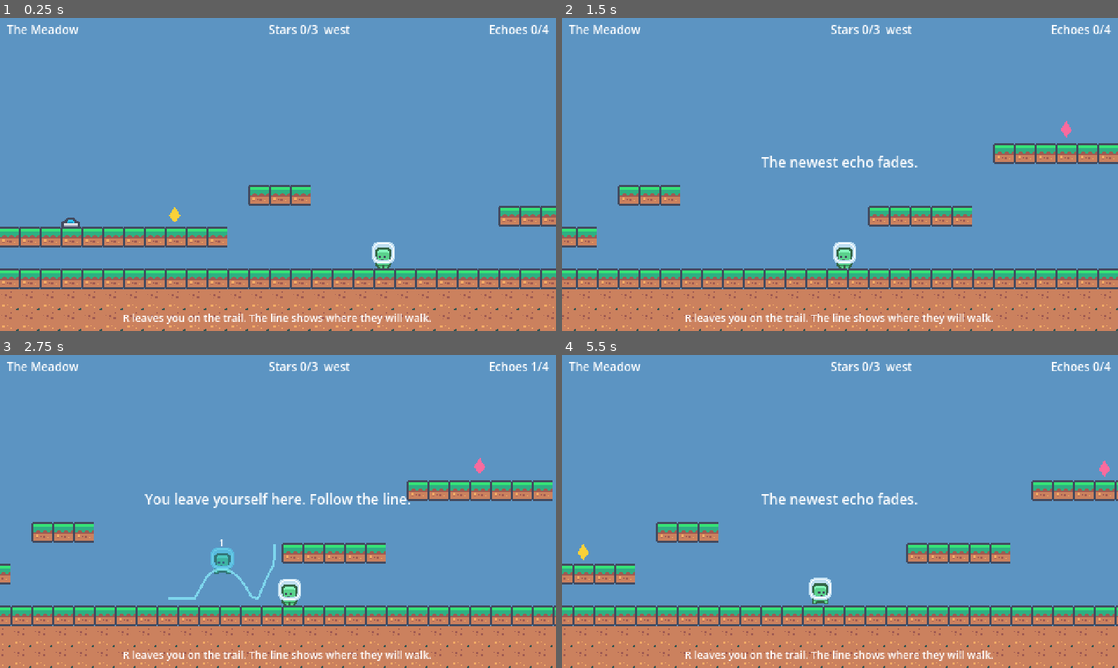
Above: before the commit, frames 1-4 (two rows, left to right).
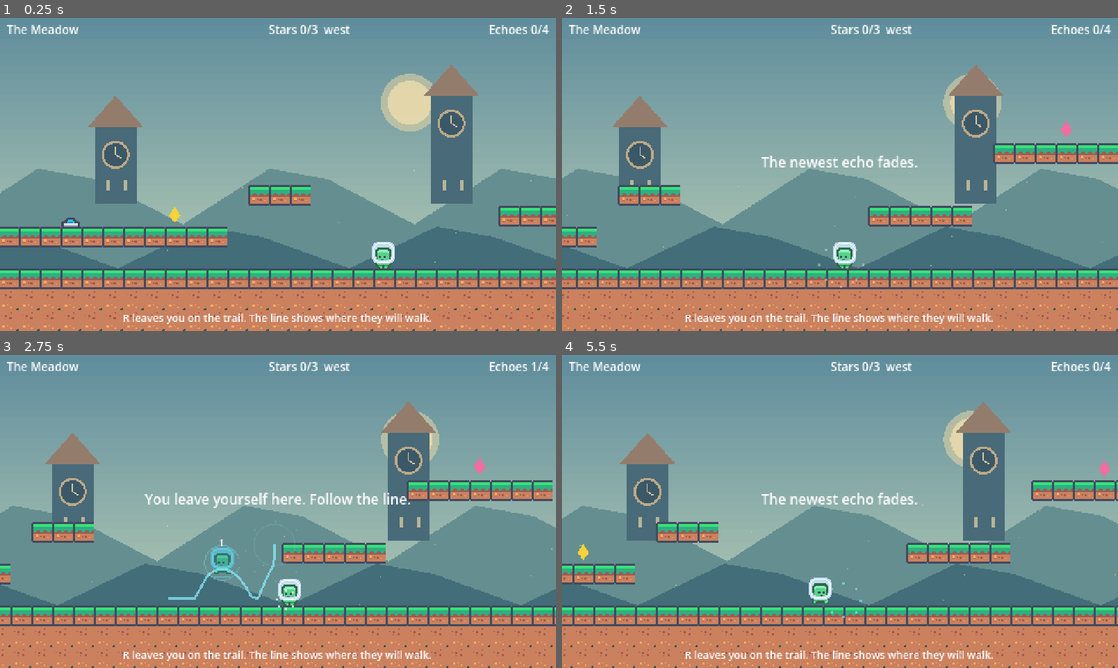
Above: after the commit, the same moments.

Repository: Lingikaushikreddy/echoloop
Game: Godot game, scene res://world/clocklands.tscn
Two runs of this game, one before a commit and one after it. Both use one fixed random seed, a clock stepped at 60 frames per second and the inputs below.
Inputs (mouse positions are in pixels of both pictures, inside the frame that each line leads up to):
- Up to frame 1 (0.25 s): no input
- Up to frame 2 (1.5 s): tap Enter (next_room) at 0.5 s; move the mouse to (962, 158) at 0.52 s; hold D (move_right) 0.53-1.25 s; hold R (commit) 0.53-1.25 s; click (962, 158) at 0.67 s; tap Space (jump) at 0.77, 1.07 s; tap Backspace (undo) at 0.8 s; drag from (728, 190) to (562, 212) at 1.27 s
- Up to frame 3 (2.75 s): move the mouse to (333, 442) at 2.02 s; hold D (move_right) from 2.03 s (still down); hold Space (jump) from 2.03 s (still down); tap R (commit) at 2.3 s
- Up to frame 4 (5.5 s): release D (move_right) at 2.75 s; release Space (jump) at 2.75 s; drag from (812, 574) to (673, 464) at 2.77 s; move the mouse to (1006, 558) at 3.52 s; hold A (move_left) 3.53-4.25 s; hold Enter (next_room) 3.53-4.25 s; tap Space (jump) at 3.77, 3.8, 4.07 s; drag from (673, 464) to (1051, 467) at 4.27 s; move the mouse to (867, 511) at 5.02 s; hold A (move_left) from 5.03 s (still down); hold Shift from 5.03 s (still down); click (867, 511) at 5.17 s; tap Backspace (undo) at 5.3 s

The runs differ from the first frame. In frame 1, 75% of the frame differs, in the area x 0-100%, y 0-87%; in frame 2, 75%; in frame 3, 74%; in frame 4, 75%.

Commit message:
feat: add clocklands scenery and original action feedback

Diff:
--- a/actors/echo.gd
+++ b/actors/echo.gd
@@ -53,6 +53,7 @@
 	sprite.show_pose(anim, EchoRecording.facing_left_of(frame_flags), tick)
 	if ghost and not overlaps_player():
 		_set_ghost(false)
+	queue_redraw()
 
 
 func overlaps_player() -> bool:
@@ -77,3 +78,10 @@
 	ghost = value
 	collision_layer = 0 if value else ECHO_LAYER_BIT
 	sprite.modulate.a = GHOST_ALPHA if value else SOLID_ALPHA
+	queue_redraw()
+
+
+func _draw() -> void:
+	var color := Color(0.5, 0.93, 0.94, 0.16 if ghost else 0.32)
+	draw_arc(Vector2(0, -11), 15, PI * 0.08, PI * 1.92, 24, color, 1)
+	draw_line(Vector2(-7, 1), Vector2(7, 1), color, 1)
--- a/actors/player.gd
+++ b/actors/player.gd
@@ -3,6 +3,8 @@
 ## The live player. Reads `input_source` once per physics tick. The node origin is at the feet.
 
 signal died(cause: StringName)
+signal jumped
+signal landed
 
 const RUN_SPEED := 110.0
 const GRAVITY := 900.0
@@ -52,6 +54,8 @@
 
 ## One tick of movement. Public so tests can drive it directly.
 func step(frame: InputFrame, delta: float) -> void:
+	var was_on_floor := is_on_floor()
+	var falling_speed := velocity.y
 	velocity.x = frame.move * RUN_SPEED
 	if frame.move != 0.0:
 		facing_left = frame.move < 0.0
@@ -71,11 +75,14 @@
 		_jump_buffer = 0
 		_coyote = 0
 		_can_cut_jump = true
+		jumped.emit()
 	if _can_cut_jump and not frame.jump_held and velocity.y < 0.0:
 		velocity.y *= JUMP_CUT
 		_can_cut_jump = false
 
 	move_and_slide()
+	if not was_on_floor and is_on_floor() and falling_speed > 80.0:
+		landed.emit()
 	_ticks += 1
 
 	if not is_on_floor():
--- /dev/null
+++ b/effects/sound_bank.gd
@@ -0,0 +1,56 @@
+class_name SoundBank
+extends Node
+## Original PCM chimes, synthesized once per scene. No downloaded sound assets.
+
+var _streams := {}
+var _voices: Array[AudioStreamPlayer] = []
+var _voice := 0
+
+
+func _ready() -> void:
+	if DisplayServer.get_name() == "headless":
+		return
+	for i in 4:
+		var voice := AudioStreamPlayer.new()
+		add_child(voice)
+		_voices.append(voice)
+	for kind: String in ["jump", "land", "plant", "star", "shatter", "death", "undo", "clear", "ui"]:
+		_streams[kind] = _synthesize(kind)
+
+
+func play(kind: String) -> void:
+	if _voices.is_empty() or bool(Game.settings.muted) or float(Game.settings.volume) <= 0.0:
+		return
+	var voice := _voices[_voice]
+	_voice = (_voice + 1) % _voices.size()
+	voice.stream = _streams.get(kind, _streams.ui)
+	voice.volume_db = linear_to_db(float(Game.settings.volume)) - 12.0
+	voice.play()
+
+
+static func _synthesize(kind: String) -> AudioStreamWAV:
+	var pitches := {"jump": 440.0, "land": 100.0, "plant": 523.25, "star": 880.0,
+		"shatter": 1600.0, "death": 160.0, "undo": 350.0, "clear": 659.25, "ui": 660.0}
+	var duration := 0.42 if kind in ["clear", "plant", "star"] else 0.16
+	var rate := 22050
+	var samples := int(duration * rate)
+	var bytes := PackedByteArray()
+	bytes.resize(samples * 2)
+	var frequency: float = pitches.get(kind, 440.0)
+	for i in samples:
+		var time := float(i) / rate
+		var envelope := minf(time / 0.008, 1.0) * pow(1.0 - time / duration, 2.0)
+		var bend := 1.0 + time * (2.0 if kind == "jump" else -0.4)
+		var wave := sin(TAU * frequency * bend * time) * 0.6 + sin(TAU * frequency * 2.0 * time) * 0.18
+		if kind == "shatter":
+			wave = sin(float(i * i) * 0.31) * 0.45
+		if kind in ["plant", "star", "clear"]:
+			wave += sin(TAU * frequency * 1.5 * time) * 0.2
+		var sample := int(clampf(wave * envelope, -1.0, 1.0) * 28000.0)
+		bytes[i * 2] = sample & 255
+		bytes[i * 2 + 1] = (sample >> 8) & 255
+	var stream := AudioStreamWAV.new()
+	stream.format = AudioStreamWAV.FORMAT_16_BITS
+	stream.mix_rate = rate
+	stream.data = bytes
+	return stream
--- /dev/null
+++ b/effects/world_effects.gd
@@ -0,0 +1,68 @@
+class_name WorldEffects
+extends Node2D
+## Short cosmetic bursts. Their clock never changes movement or echo playback.
+
+var burst_count: int:
+	get: return _bursts.size()
+
+var sound: SoundBank
+var camera: Camera2D
+var _bursts: Array[Dictionary] = []
+var _shake := 0.0
+
+
+static func attach(scene: Node2D, player: Player) -> WorldEffects:
+	var effects := WorldEffects.new()
+	effects.name = "WorldEffects"
+	effects.z_index = 6
+	scene.add_child(effects)
+	effects.camera = scene.get_node_or_null("Camera") as Camera2D
+	player.jumped.connect(func() -> void: effects.burst(player.position, Color("d7e8d2"), "jump"))
+	player.landed.connect(func() -> void: effects.burst(player.position, Color("d7e8d2"), "land"))
+	player.died.connect(func(_cause: StringName) -> void: effects.burst(player.position, Color("f0aa92"), "death"))
+	return effects
+
+
+func _ready() -> void:
+	sound = SoundBank.new()
+	add_child(sound)
+
+
+func burst(at: Vector2, color: Color, kind: String) -> void:
+	sound.play(kind)
+	if bool(Game.settings.reduced_effects):
+		return
+	if _bursts.size() >= 20:
+		_bursts.pop_front()
+	_bursts.append({"at": at + Vector2(0, -6), "color": color, "age": 0.0, "kind": kind})
+	if kind in ["death", "shatter"]:
+		_shake = 0.16
+	queue_redraw()
+
+
+func _process(delta: float) -> void:
+	if bool(Game.settings.reduced_effects):
+		_bursts.clear()
+		_shake = 0.0
+	for i in range(_bursts.size() - 1, -1, -1):
+		_bursts[i].age += delta
+		if float(_bursts[i].age) > 0.5:
+			_bursts.remove_at(i)
+	_shake = maxf(0.0, _shake - delta)
+	if camera != null:
+		camera.offset = Vector2(sin(_shake * 150.0), cos(_shake * 110.0)) * _shake * 10.0
+	queue_redraw()
+
+
+func _draw() -> void:
+	for spec: Dictionary in _bursts:
+		var age: float = spec.age
+		var color: Color = spec.color
+		color.a *= 1.0 - age * 2.0
+		var radius := 6.0 + age * 45.0
+		for i in 8:
+			var dir := Vector2.from_angle(TAU * i / 8.0 - PI / 2.0)
+			var point: Vector2 = spec.at + dir * radius + Vector2(0, age * age * 24.0)
+			draw_rect(Rect2(point.round(), Vector2(2, 2)), color)
+		if spec.kind in ["plant", "star", "clear"]:
+			draw_arc(spec.at, radius * 0.7, 0, TAU, 32, color, 1)
--- a/levels/level.gd
+++ b/levels/level.gd
@@ -28,6 +28,7 @@
 var level_map: LevelMap
 var spawn_point := Vector2.ZERO
 var is_complete := false
+var effects: WorldEffects
 
 var _death_ticks_left := -1
 var _restart_queued := false
@@ -48,6 +49,10 @@
 		return
 	_build_terrain()
 	_build_props()
+	var scenery := ClocklandsScenery.new()
+	scenery.configure(Vector2(level_map.size) * LevelMap.TILE, true)
+	add_child(scenery)
+	effects = WorldEffects.attach(self, player)
 	spawn_point = LevelMap.cell_floor(level_map.spawn)
 	player.kill_y = level_map.size.y * LevelMap.TILE + KILL_MARGIN
 	player.died.connect(_on_player_died)
@@ -83,6 +88,7 @@
 			hud.show_message("Echo limit: Undo (Backspace) or Retry (T)")
 		return false
 	_queue_restart()
+	effects.burst(player.position, Color("80edf0"), "plant")
 	return true
 
 
@@ -98,6 +104,7 @@
 	if is_complete or not loop.undo():
 		return false
 	_queue_restart()
+	effects.burst(player.position, Color("80edf0"), "undo")
 	return true
 
 
@@ -126,6 +133,9 @@
 		var echo: Echo = ECHO_SCENE.instantiate()
 		echo.setup(loop.recordings[i], i, player)
 		echoes_root.add_child(echo)
+		echo.shattered.connect(func(body: Echo) -> void:
+			effects.burst(body.position, Color("80edf0"), "shatter")
+			hud.show_message("Paradox: an echo shattered. Retry brings it back."))
 	player.recorder.start()
 	loop.reset()
 	hud.set_time(0)
@@ -156,6 +166,7 @@
 		return
 	is_complete = true
 	player.active = false
+	effects.burst(player.position, Color("f4cf75"), "clear")
 	hud.show_message("Room clear!  Press Enter for the next room.", true)
 	completed.emit(loop.recordings.size())
 
--- /dev/null
+++ b/tests/unit/test_demo_effects.gd
@@ -0,0 +1,23 @@
+extends GutTest
+
+
+func test_player_feedback_and_reduced_effects() -> void:
+	if not FileAccess.file_exists("res://effects/world_effects.gd"):
+		fail_test("world effects must exist")
+		return
+	var scene := Node2D.new()
+	add_child_autofree(scene)
+	var player: Player = preload("res://actors/player.tscn").instantiate()
+	scene.add_child(player)
+	player.set_physics_process(false)
+	var effects = load("res://effects/world_effects.gd").attach(scene, player)
+	assert_true(player.has_signal("jumped"))
+	assert_true(player.has_signal("landed"))
+	var previous: bool = Game.settings.reduced_effects
+	Game.settings.reduced_effects = true
+	effects.burst(Vector2.ZERO, Color.CYAN, "plant")
+	assert_eq(effects.get("burst_count"), 0)
+	Game.settings.reduced_effects = false
+	player.emit_signal("landed")
+	assert_gt(effects.get("burst_count"), 0)
+	Game.settings.reduced_effects = previous
--- a/world/clocklands.gd
+++ b/world/clocklands.gd
@@ -43,6 +43,7 @@
 var level_map: LevelMap
 var anchor_point := Vector2.ZERO
 var is_complete := false
+var effects: WorldEffects
 var found_stars: Array[Vector2i] = []
 
 var _death_ticks_left := -1
@@ -96,6 +97,7 @@
 	_build_sky()
 	_build_terrain()
 	_build_props()
+	effects = WorldEffects.attach(self, player)
 	trails = Node2D.new()
 	trails.name = "Trails"
 	trails.z_index = 2
@@ -142,10 +144,14 @@
 	var echo: Echo = ECHO_SCENE.instantiate()
 	echo.setup(loop.recordings[-1], loop.recordings.size() - 1, player)
 	echoes_root.add_child(echo)
+	echo.shattered.connect(func(body: Echo) -> void:
+		effects.burst(body.position, Color("80edf0"), "shatter")
+		hud.show_message("Paradox: your echo shattered. Undo frees its slot."))
 	_ages[echo] = 0
 	_trails[echo] = _draw_trail(loop.recordings[-1])
 	player.recorder.start()
 	hud.show_message("You leave yourself here. Follow the line.")
+	effects.burst(player.position, Color("80edf0"), "plant")
 	_refresh_stars()
 	return true
 
@@ -162,6 +168,7 @@
 		line.queue_free()
 	echoes_root.remove_child(last)
 	last.queue_free()
+	effects.burst(player.position, Color("80edf0"), "undo")
 	hud.show_message("The newest echo fades.")
 	_refresh_stars()
 	return true
@@ -182,6 +189,7 @@
 		return
 	var kept_secret := level_map.secrets.has(star.cell)
 	found_stars.append(star.cell)
+	effects.burst(star.position, Color("f4cf75"), "star")
 	star.queue_free()
 	_refresh_stars()
 	if kept_secret:
@@ -339,6 +347,7 @@
 		return
 	is_complete = true
 	player.active = false
+	effects.burst(player.position, Color("f4cf75"), "clear")
 	var echoes_used := loop.recordings.size()
 	Game.note_clocklands(echoes_used, secret_found())
 	var ending := "Echoes %d, best %d. " % [echoes_used, Game.best_echoes]
@@ -354,31 +363,10 @@
 
 
 func _build_sky() -> void:
-	var sky := Node2D.new()
-	sky.name = "Sky"
-	sky.z_index = -10
-	add_child(sky)
-	move_child(sky, 0)
-	var clouds: Array[Dictionary] = [
-		{"at": Vector2(120, 46), "w": 78.0},
-		{"at": Vector2(340, 34), "w": 96.0},
-		{"at": Vector2(640, 50), "w": 70.0},
-		{"at": Vector2(980, 40), "w": 110.0},
-	]
-	for spec: Dictionary in clouds:
-		var cloud := Polygon2D.new()
-		var w := float(spec.w)
-		var poly := PackedVector2Array()
-		poly.append(Vector2(-w, 8))
-		poly.append(Vector2(-w * 0.55, -6))
-		poly.append(Vector2(-w * 0.15, -2))
-		poly.append(Vector2(w * 0.2, -9))
-		poly.append(Vector2(w * 0.6, -1))
-		poly.append(Vector2(w, 8))
-		cloud.polygon = poly
-		cloud.color = Color(0.9, 0.95, 0.98, 0.45)
-		cloud.position = spec.at
-		sky.add_child(cloud)
+	var scenery := ClocklandsScenery.new()
+	scenery.name = "Sky"
+	scenery.configure(Vector2(level_map.size) * LevelMap.TILE, false)
+	add_child(scenery)
 
 
 func _build_terrain() -> void:
--- /dev/null
+++ b/world/scenery.gd
@@ -0,0 +1,70 @@
+class_name ClocklandsScenery
+extends Node2D
+## Camera-relative silhouettes and clockmaker architecture, drawn in the game's palette.
+
+var chamber := false
+var _camera_x := 0.0
+var _time := 0.0
+
+
+func configure(_size: Vector2, is_chamber: bool) -> void:
+	chamber = is_chamber
+	z_index = -20
+
+
+func _process(delta: float) -> void:
+	_time += delta
+	var camera := get_viewport().get_camera_2d()
+	if camera != null:
+		var center := camera.get_screen_center_position()
+		position = (center - Vector2(240, 135)).round()
+		_camera_x = center.x
+	queue_redraw()
+
+
+func _draw() -> void:
+	var top := Color("254557") if chamber else Color("608d9c")
+	var bottom := Color("759b9d") if chamber else Color("c3d6b9")
+	for y in range(0, 270, 6):
+		draw_rect(Rect2(0, y, 480, 6), top.lerp(bottom, float(y) / 270.0))
+	draw_circle(Vector2(354, 73), 25, Color(0.95, 0.86, 0.65, 0.5))
+	draw_circle(Vector2(354, 73), 19, Color(0.98, 0.89, 0.68, 0.65))
+	_hills(0.12, 178, Color("658e91"), 48)
+	for i in range(-1, 3):
+		var x := float(i * 290 + 170) - fposmod(_camera_x * 0.2, 290.0)
+		_tower(Vector2(x, 160), i == 1)
+	_hills(0.28, 216, Color("426d79"), 36)
+	_hills(0.43, 247, Color("36546b"), 22)
+	for i in 13:
+		var x := fposmod(float(i * 83) - _camera_x * 0.35, 480.0)
+		var y := 130.0 + float((i * 31) % 105) + sin(_time * 0.6 + i) * 4.0
+		draw_rect(Rect2(x, y, 1, 1), Color(0.97, 0.89, 0.64, 0.45))
+	if chamber:
+		for x in [15, 455]:
+			draw_line(Vector2(x, 0), Vector2(x, 270), Color(0.09, 0.18, 0.24, 0.4), 12)
+
+
+func _hills(factor: float, base: float, color: Color, height: float) -> void:
+	var shift := fposmod(_camera_x * factor, 200.0)
+	var points := PackedVector2Array([Vector2(-200, 270)])
+	for i in range(-1, 5):
+		var x := float(i * 200) - shift
+		points.append(Vector2(x, base))
+		points.append(Vector2(x + 75, base - height))
+		points.append(Vector2(x + 125, base - height + 9))
+	points.append(Vector2(680, 270))
+	draw_colored_polygon(points, color)
+
+
+func _tower(at: Vector2, tall: bool) -> void:
+	var height := 93.0 if tall else 66.0
+	var color := Color("496a78")
+	draw_rect(Rect2(at + Vector2(-18, -height), Vector2(36, height)), color)
+	draw_colored_polygon(PackedVector2Array([at + Vector2(-24, -height), at + Vector2(0, -height - 27), at + Vector2(24, -height)]), Color("947c6c"))
+	var clock := at + Vector2(0, -height + 24)
+	draw_circle(clock, 12, Color("beaa87"))
+	draw_circle(clock, 10, Color("3b5868"))
+	draw_line(clock, clock + Vector2(0, -7), Color("d8c7a0"), 1)
+	draw_line(clock, clock + Vector2(5, 3), Color("d8c7a0"), 1)
+	for x in [-8, 7]:
+		draw_rect(Rect2(at + Vector2(x, -20), Vector2(3, 9)), Color("b7b598"))
Not shown, added: effects/sound_bank.gd.uid
Not shown, added: effects/world_effects.gd.uid
Not shown, added: tests/unit/test_demo_effects.gd.uid
Not shown, added: world/scenery.gd.uid
